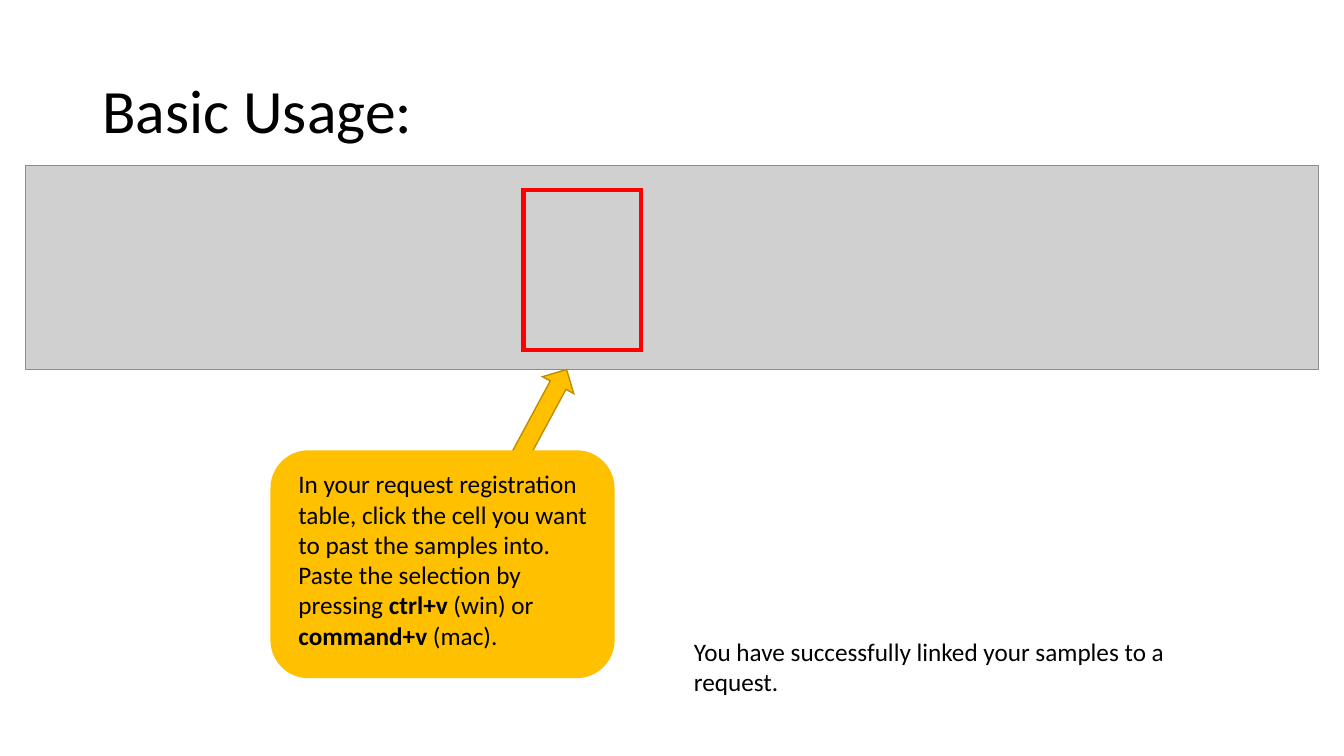
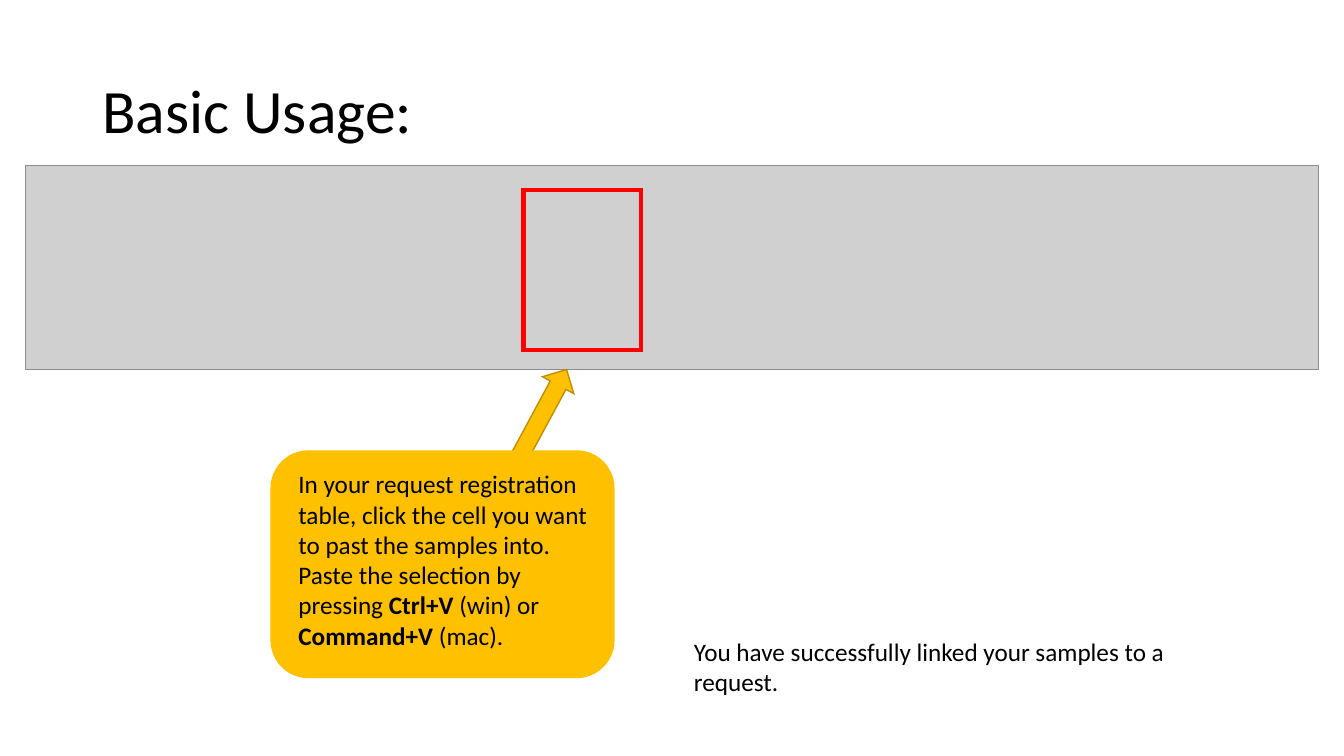
Before and after one commit to 1000000000000000000000000000000/BenchlingBuddy, a slide deck: slide 11 of README.pptx. Drawn at 1344x756 pixels with LibreOffice and Linux fonts; fonts in the diff are those of the drawing; grey boxes stand for pictures. Boxes give left, top, right and bottom in pixels: in the first picture for what was removed or moved away, otherwise in the second. Text is boxed around its words. In the diff, an @@ line names an element or a change of style, - is before the commit and + after.

```diff
--- a/README.pptx
+++ b/README.pptx
@@ text at (x1=298, y1=506, x2=586, y2=649): text changed @@
-table, click the cell you want to past the samples into. Paste the selection by pressing ctrl+v (win) or command+v (mac).
+table, click the cell you want to past the samples into. Paste the selection by pressing Ctrl+V (win) or Command+V (mac).
```
Also in this commit, not shown: 1 other slide changed.
